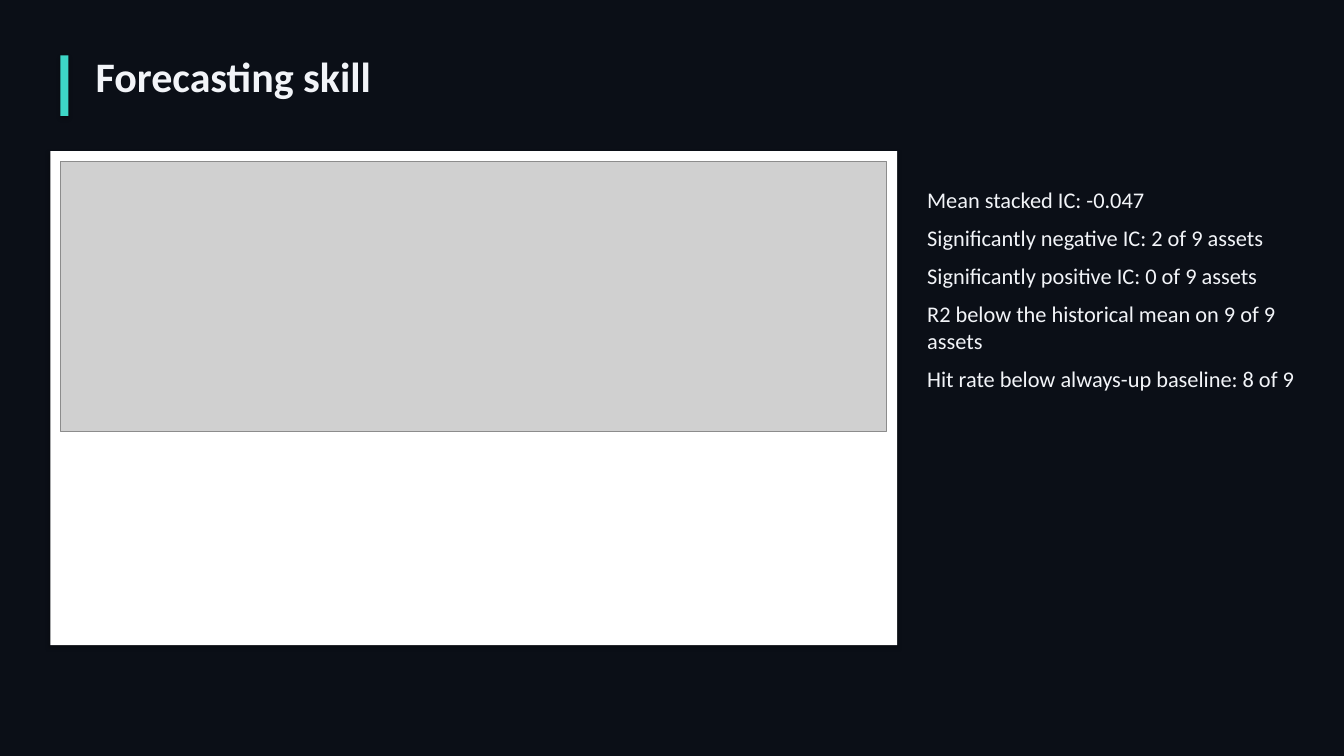
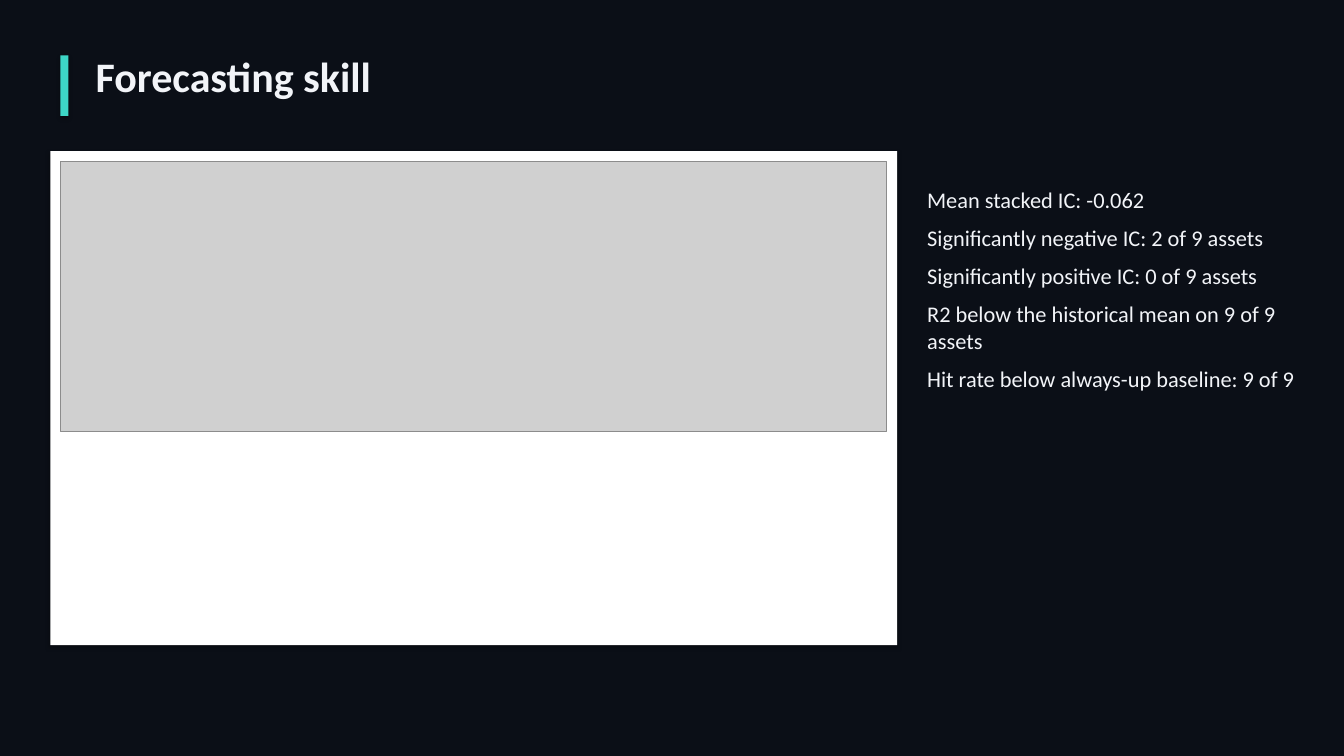
Before and after one commit to QuantSingularity/Kairos, a slide deck: slide 5 of reports/Kairos_Deck.pptx. Drawn at 1344x756 pixels with LibreOffice and Linux fonts; fonts in the diff are those of the drawing; grey boxes stand for pictures. Boxes give left, top, right and bottom in pixels: in the first picture for what was removed or moved away, otherwise in the second. Text is boxed around its words. In the diff, an @@ line names an element or a change of style, - is before the commit and + after.

```diff
--- a/reports/Kairos_Deck.pptx
+++ b/reports/Kairos_Deck.pptx
@@ text at (x1=927, y1=192, x2=1144, y2=208): text changed @@
-Mean stacked IC: -0.047
+Mean stacked IC: -0.062
@@ text at (x1=927, y1=371, x2=1294, y2=391): text changed @@
-Hit rate below always-up baseline: 8 of 9
+Hit rate below always-up baseline: 9 of 9
```
Also in this commit, not shown: 8 other slides changed, 57 other files.
